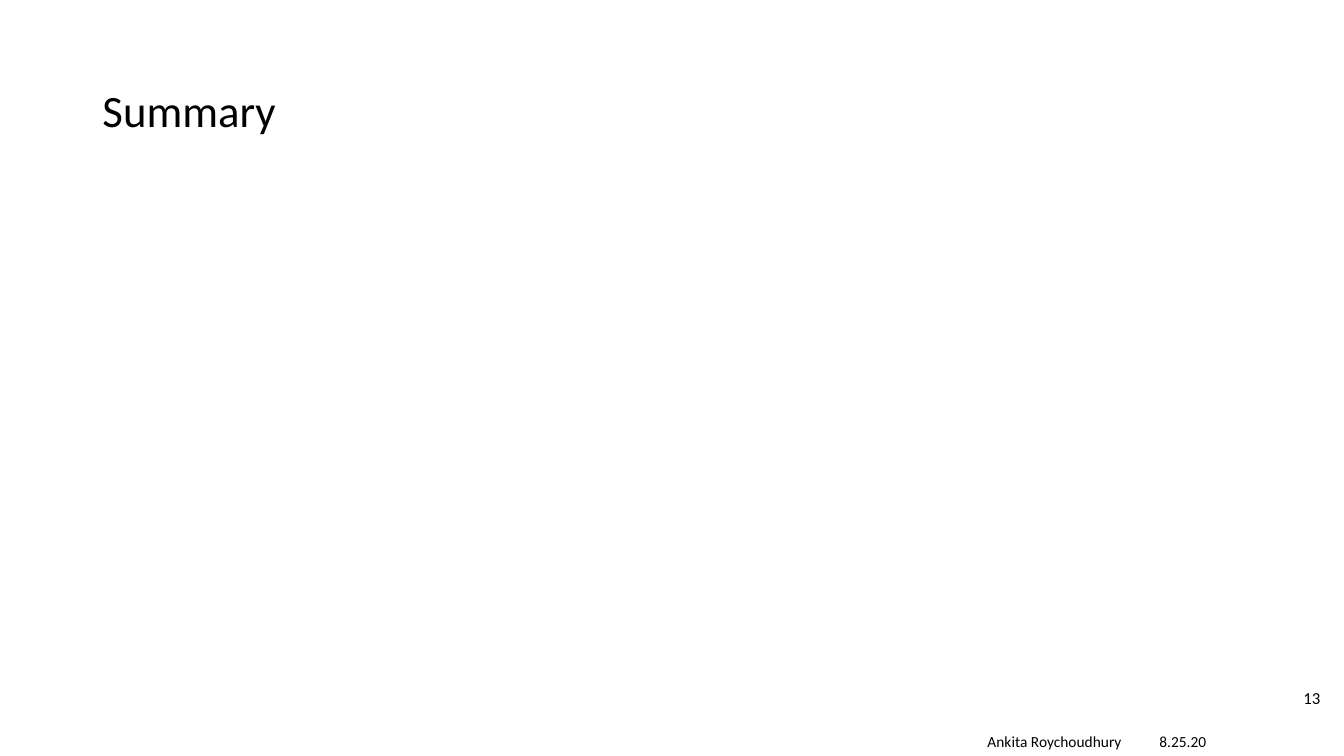
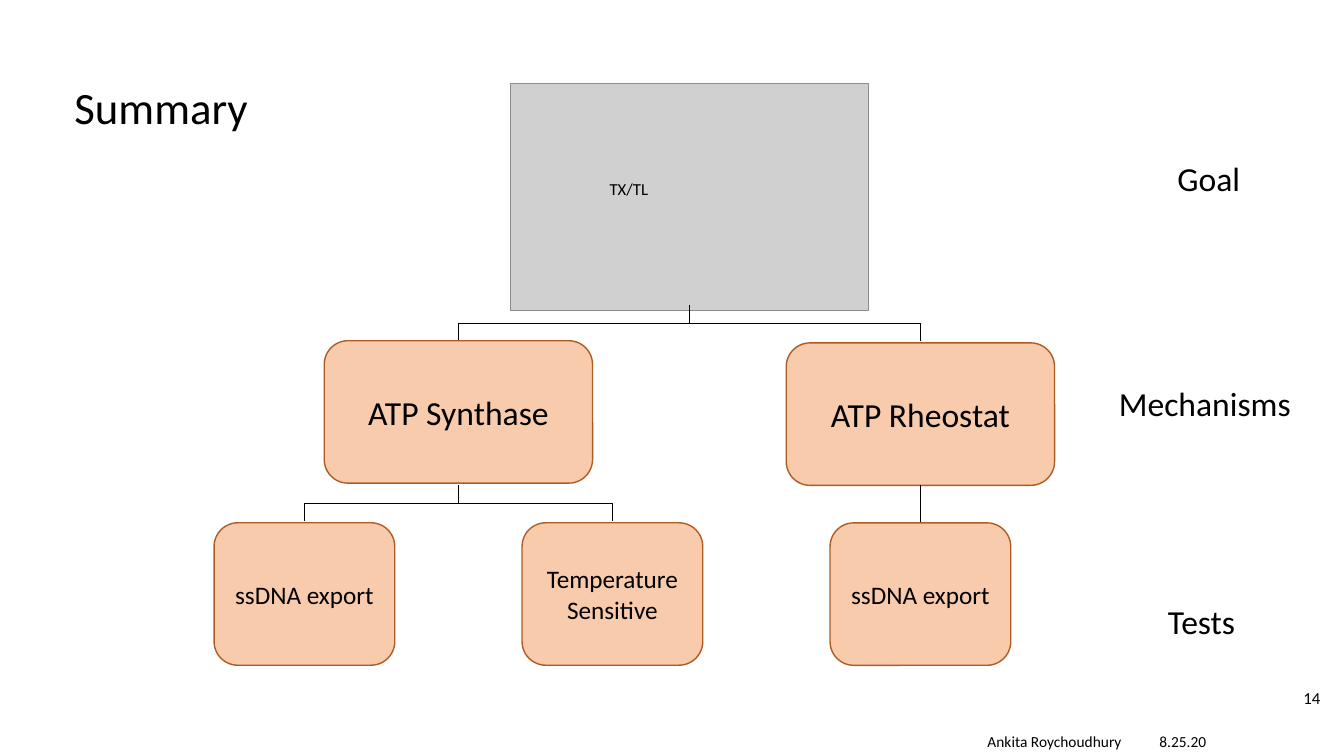
Before and after one commit to AnkitaRoychoudhury/ug_murray, a slide deck: slide 14 of miscellaneous/presentations/20200825_labmtg.pptx (slide 13 before the commit). Drawn at 1344x756 pixels with LibreOffice and Linux fonts; fonts in the diff are those of the drawing; grey boxes stand for pictures; background and template pictures are left out. Boxes give left, top, right and bottom in pixels: in the first picture for what was removed or moved away, otherwise in the second. Text is boxed around its words. In the diff, an @@ line names an element or a change of style, - is before the commit and + after.

Commit message:
atp synthase collabs, presentations, etc

```diff
--- a/miscellaneous/presentations/20200825_labmtg.pptx
+++ b/miscellaneous/presentations/20200825_labmtg.pptx
@@ title "Summary": place and size @@
-title "Summary" at [102,98,275,135]
+title "Summary" at [74,95,247,132]
@@ picture added at [510,84,869,311] @@
@@ text added at [1177,167,1240,192], 24 pt, text #000000 @@
+Goal
@@ text added at [610,183,649,196], 12 pt, text #000000 @@
+TX/TL
@@ freeform shape added at [459,306,690,341], outline #000000 0.5 pt @@
@@ freeform shape added at [690,306,921,341], outline #000000 0.5 pt @@
@@ rounded rectangle added at [325,341,593,483], fill #F8CBAD, outline #AF5C24 1 pt, 24 pt, text #000000 @@
+ATP Synthase
@@ rounded rectangle added at [786,343,1055,485], fill #F8CBAD, outline #AF5C24 1 pt, 24 pt, text #000000 @@
+ATP Rheostat
@@ text added at [1119,392,1291,417], 24 pt, text #000000 @@
+Mechanisms
@@ freeform shape added at [304,486,459,521], outline #000000 0.5 pt @@
@@ freeform shape added at [459,486,613,521], outline #000000 0.5 pt @@
@@ line added from (921, 486) to (921, 523), #000000 0.5 pt @@
@@ rounded rectangle added at [214,523,394,665], fill #F8CBAD, outline #AF5C24 1 pt, 18 pt, text #000000 @@
+ssDNA export
@@ rounded rectangle added at [522,523,703,665], fill #F8CBAD, outline #AF5C24 1 pt, 18 pt, text #000000 @@
+Temperature Sensitive
@@ rounded rectangle added at [830,523,1010,665], fill #F8CBAD, outline #AF5C24 1 pt, 18 pt, text #000000 @@
+ssDNA export
@@ text added at [1168,612,1235,635], 24 pt, text #000000 @@
+Tests
@@ page number at [1303,693,1320,704]: text changed @@
-13
+14
```
Also in this commit, not shown: 2 other slides changed, 14 other files.
